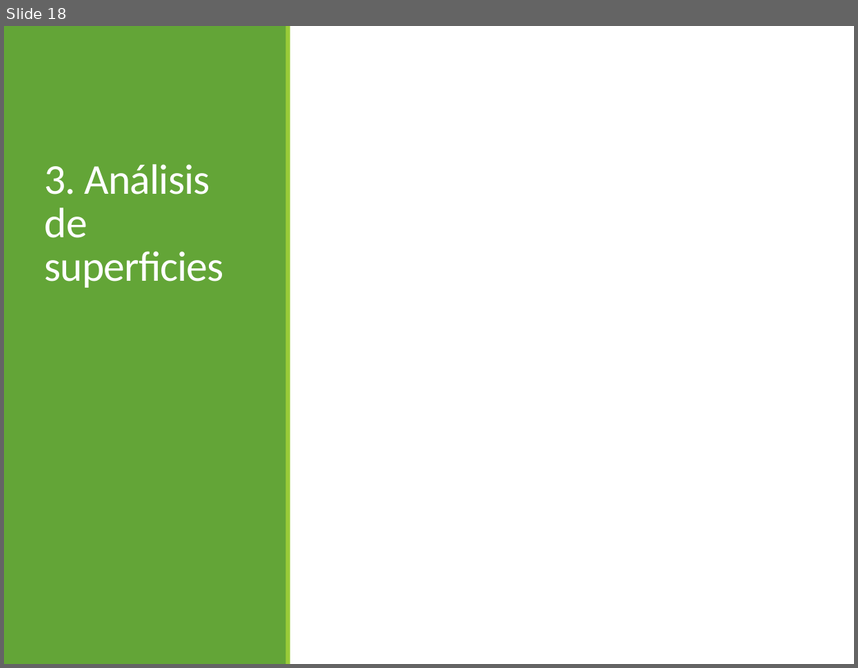
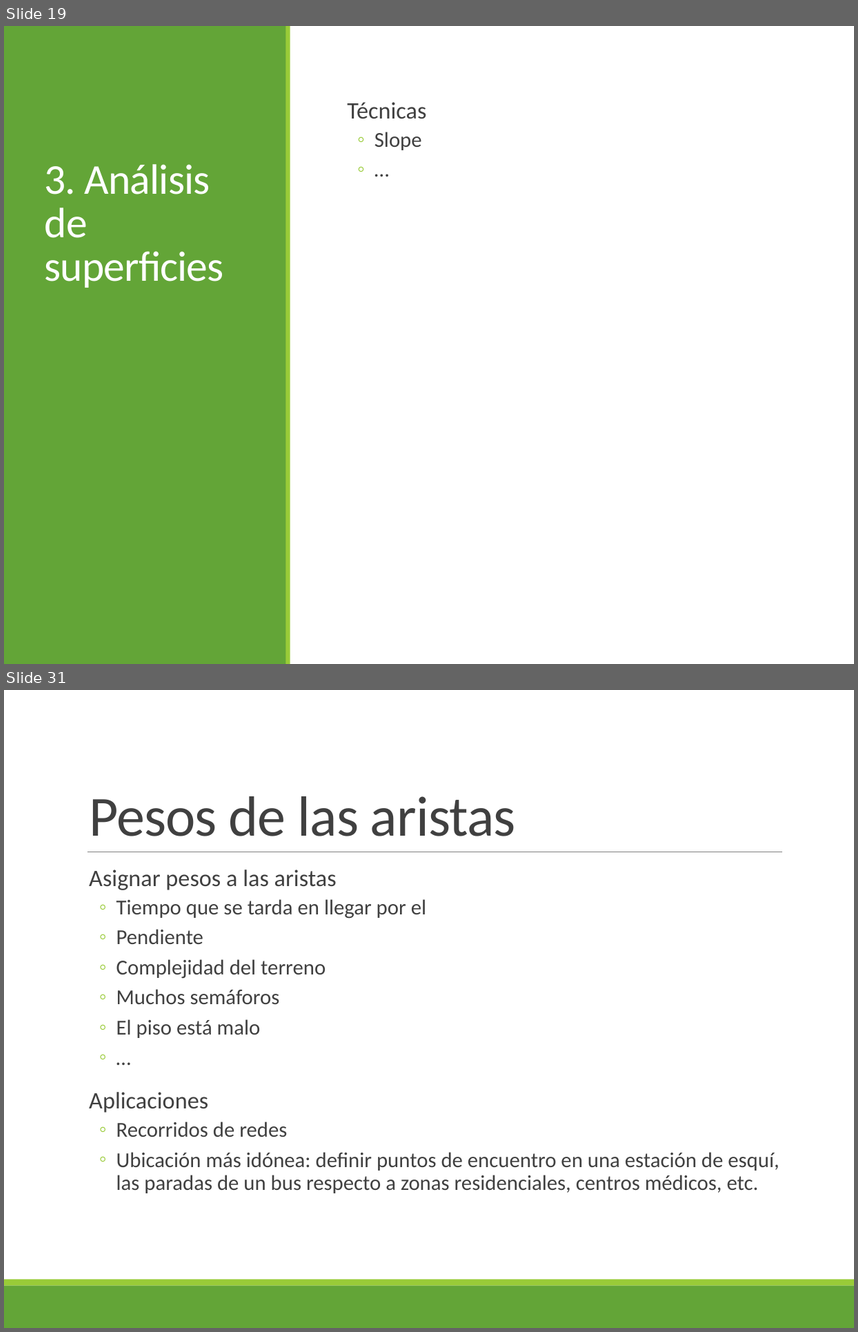
Before and after one commit to alonso-bh/SIG, a slide deck: T5/Tema 5.pptx. Shown one above the other, each under a label of ours: slide 18 before the commit, slides 19 and 31 after it; the slides between them are not shown. The pictures are 858x668 and 858x1332 pixels, drawn with LibreOffice and Linux fonts; fonts in the diff are those of the drawing. Boxes give left, top, right and bottom in pixels: in the first picture for what was removed or moved away, otherwise in the second. Text is boxed around its words. In the diff, an @@ line names an element or a change of style, - is before the commit and + after.

```diff
--- a/T5/Tema 5.pptx
+++ b/T5/Tema 5.pptx
@@ slide 31 added at <box>4,690,854,1328</box>, background #FFFFFF @@
@@ title added at <box>89,796,516,836</box>, 48 pt, text #404040 @@
+Pesos de las aristas
@@ line added from (87, 851) to (782, 851), #808080 0.5 pt @@
@@ text added at <box>89,869,779,1193</box>, 18 pt, text #404040 @@
+  Asignar pesos a las aristas
+  ◦ Tiempo que se tarda en llegar por el
+  ◦ Pendiente
+  ◦ Complejidad del terreno
+  ◦ Muchos semáforos
+  ◦ El piso está malo
+  ◦ …
+  Aplicaciones
+  ◦ Recorridos de redes
+  ◦ Ubicación más idónea: definir puntos de encuentro en una estación de esquí, las paradas de un bus respecto a zonas residenciales, centros médicos, etc.
@@ rectangle added at <box>4,1285,854,1328</box>, fill #63A537 @@
@@ rectangle added at <box>4,1279,854,1285</box>, fill #99CB38 @@
@@ what was slide 18 is now slide 19 @@
@@ slide 19 changed as well @@
@@ text added at <box>347,102,426,150</box>, 20 pt, text #404040 @@
+  Técnicas
+  ◦ Slope
+  ◦ …
```
Also in this commit, not shown: 6 other slides changed, 20 other slides added, 36 other files.
